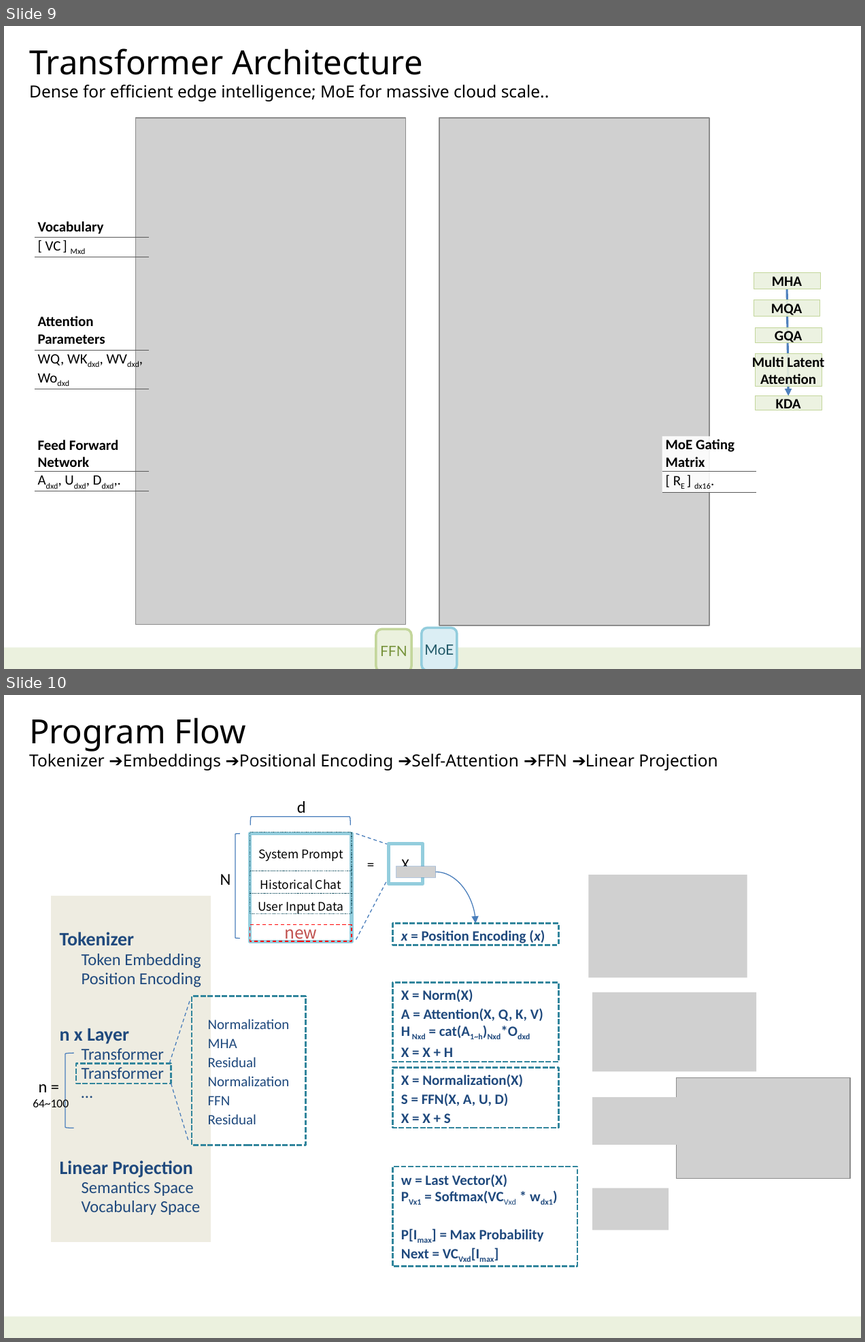
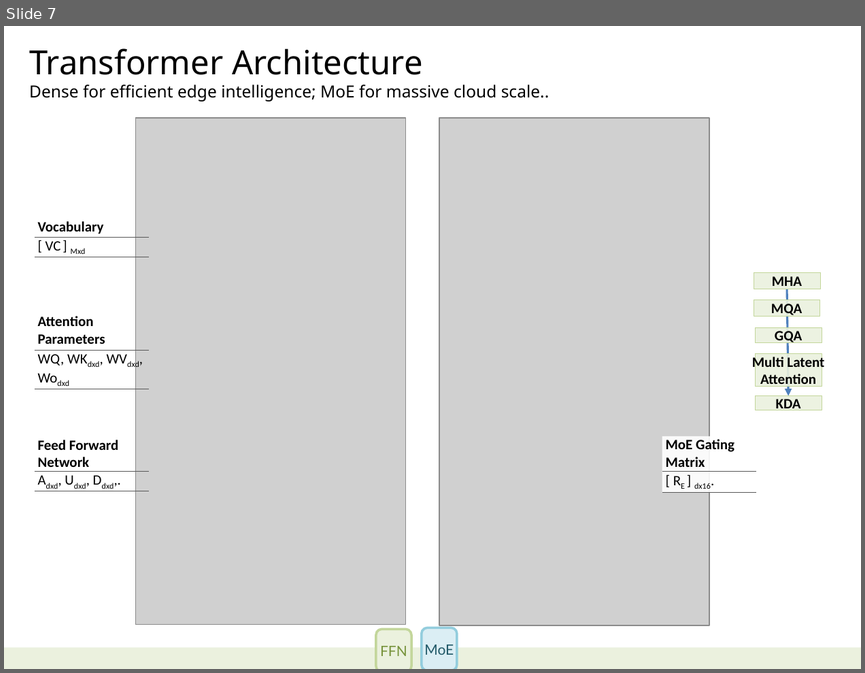
Before and after one commit to navibator/crazy-ai, a slide deck: ai-gemma.pptx. Shown one above the other, each under a label of ours: slides 9 and 10 before the commit, slide 7 after it. The pictures are 865x1342 and 865x673 pixels, drawn with LibreOffice and Linux fonts; fonts in the diff are those of the drawing; grey boxes stand for pictures. Boxes give left, top, right and bottom in pixels: in the first picture for what was removed or moved away, otherwise in the second. Text is boxed around its words. In the diff, an @@ line names an element or a change of style, - is before the commit and + after.

```diff
--- a/ai-gemma.pptx
+++ b/ai-gemma.pptx
@@ slide 10 removed at bbox=[4, 695, 861, 1338], background #FFFFFF; not listed: 1 template element that a slide beside it also shows @@
@@ text removed at bbox=[29, 717, 717, 770] @@
-Program Flow
-Tokenizer ➔Embeddings ➔Positional Encoding ➔Self-Attention ➔FFN ➔Linear Projection
@@ group removed at bbox=[220, 801, 351, 942]: 5 rectangles, 2 right brackets, 2 texts @@
-System Prompt
-Historical Chat
-User Input Data
-new
-N
-d
@@ line removed from (356, 834) to (387, 844) @@
@@ text removed at bbox=[366, 853, 375, 875] @@
-=
@@ rectangle removed at bbox=[389, 843, 423, 883] @@
-X
@@ picture removed at bbox=[396, 866, 436, 877] @@
@@ curved arrow removed from (436, 872) to (475, 923) @@
@@ picture removed at bbox=[588, 875, 747, 978] @@
@@ rectangle removed at bbox=[51, 896, 211, 1242] @@
-Tokenizer
-  Token Embedding
-  Position Encoding
-n x Layer
-Transformer
-Transformer
-…
-Linear Projection
-  Semantics Space
-  Vocabulary Space
@@ line removed from (356, 939) to (386, 881) @@
@@ rectangle removed at bbox=[392, 923, 558, 945] @@
-x = Position Encoding (x)
@@ line removed from (169, 1063) to (190, 999) @@
@@ rectangle removed at bbox=[192, 996, 306, 1145] @@
-  Normalization
-  MHA
-  Residual
-  Normalization
-  FFN
-  Residual
@@ rectangle removed at bbox=[392, 982, 558, 1062] @@
-X = Norm(X)
-A = Attention(X, Q, K, V)
-H Nxd = cat(A1~h)Nxd*Odxd
-X = X + H
@@ picture removed at bbox=[593, 992, 756, 1072] @@
@@ right bracket removed at bbox=[66, 1053, 74, 1129] @@
@@ rectangle removed at bbox=[76, 1064, 171, 1084] @@
@@ rectangle removed at bbox=[392, 1067, 558, 1127] @@
-X = Normalization(X)
-S = FFN(X, A, U, D)
-X = X + S
@@ picture removed at bbox=[677, 1078, 851, 1178] @@
@@ text removed at bbox=[33, 1084, 69, 1110] @@
-n =
-64~100
@@ line removed from (171, 1083) to (188, 1141) @@
@@ picture removed at bbox=[593, 1097, 742, 1144] @@
@@ rectangle removed at bbox=[392, 1166, 577, 1266] @@
-w = Last Vector(X)
-PVx1 = Softmax(VCVxd * wdx1)
-P[Imax] = Max Probability
-Next = VCVxd[Imax]
@@ picture removed at bbox=[593, 1187, 669, 1229] @@
@@ what was slide 9 is now slide 7 @@
```
Also in this commit, not shown: 5 slides changed, 2 other slides removed.
